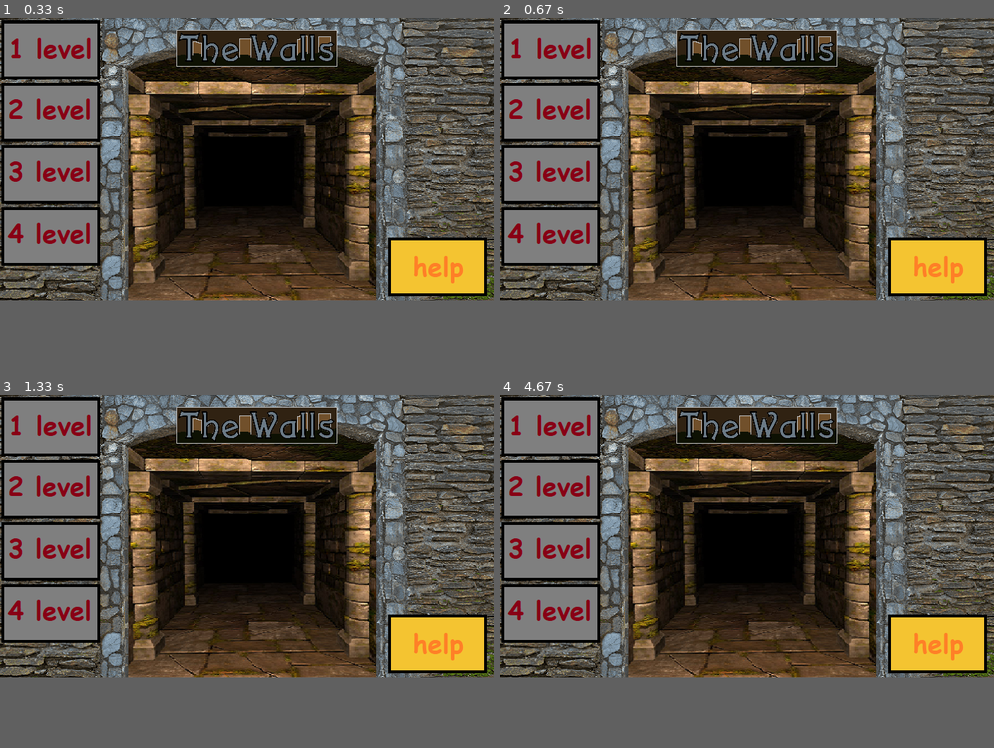
Above: before the commit, frames 1-4 (two rows, left to right).
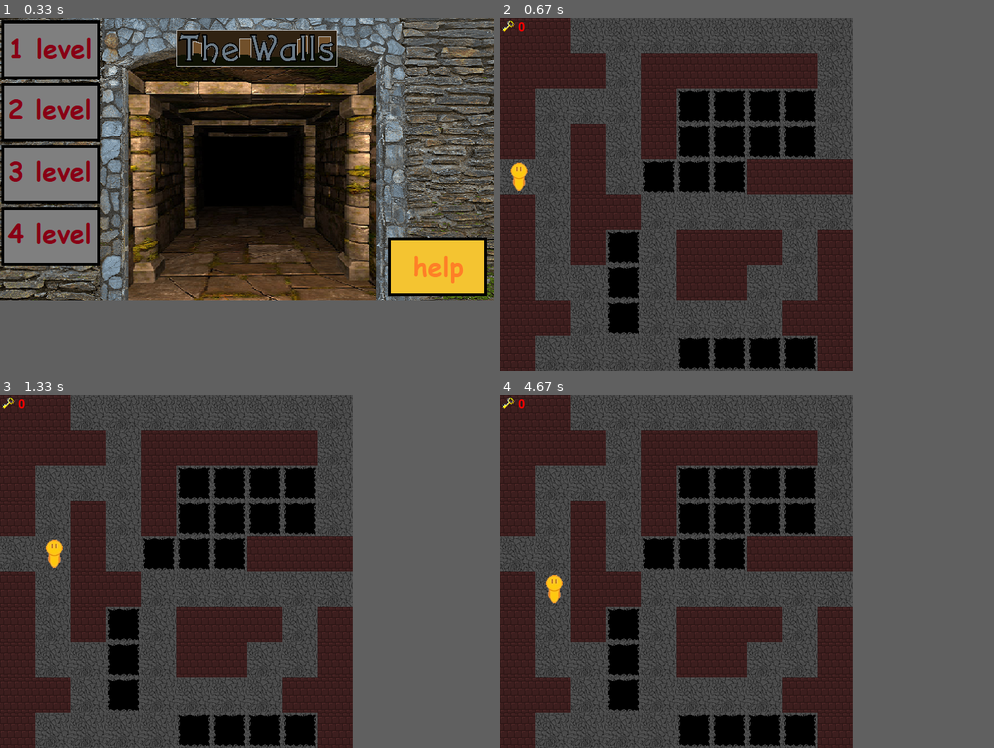
Above: after the commit, the same moments.

Repository: demonic-katana/LiceyProject_pygame
Game: pygame game, started from gameV2.py
The game is run twice, just before and just after one commit, with the same random seed, the same clock (stepped at 60 frames per second) and the same inputs.
Inputs (mouse positions are in pixels of both pictures, inside the frame that each line leads up to):
- Up to frame 1 (0.33 s): no input
- Up to frame 2 (0.67 s): click (549, 113) at 0.38 s
- Up to frame 3 (1.33 s): hold Right 0.67-1.13 s; hold Right from 1.17 s (still down)
- Up to frame 4 (4.67 s): release Right at 1.47 s; hold Left 2-2.53 s; hold Right 3.73-4.37 s; hold Down from 4.4 s (still down)
In frame 2 the window is 700x400 before the commit and 500x500 after it. Grey fills any space a smaller window leaves; there, only what the larger window draws over its background counts as a difference.

Frame 1 is identical in both runs. In frame 2, 75% of the frame differs, in the area x 0-100%, y 0-100%; in frame 3, 75%; in frame 4, 75%.

Commit message:
Home screen improvements

Diff:
--- a/gameV2.py
+++ b/gameV2.py
@@ -19,7 +19,8 @@
 
 
 WIDTH, HEIGHT = 500, 500
-_map = list(map(str.strip, open('data/level_02.map', mode='r', encoding='utf8').readlines()))
+level_1 = list(map(str.strip, open('data/level_01.map', mode='r', encoding='utf8').readlines()))
+level_2 = list(map(str.strip, open('data/level_02.map', mode='r', encoding='utf8').readlines()))
 tile_width = tile_height = 50
 
 
@@ -225,7 +226,10 @@
                 if event.button == 1:
                     event_pos = event.pos
                     if 1 < event_pos[0] < 142 and 2 < event_pos[1] < 87:
-                        selection = 1
+                        selection = level_1
+                        running = False
+                    elif 1 < event_pos[0] < 142 and 92 < event_pos[1] < 175:
+                        selection = level_2
                         running = False
         # отрисовка меню
         screen.fill(pygame.Color(0, 0, 0))
@@ -245,6 +249,7 @@
         player = pygame.sprite.Group()
         keys_counter = pygame.sprite.Group()
         _r = menu()
+        _map = _r
         if _r:
             camera = Camera()
             _r = game(500, 500)
